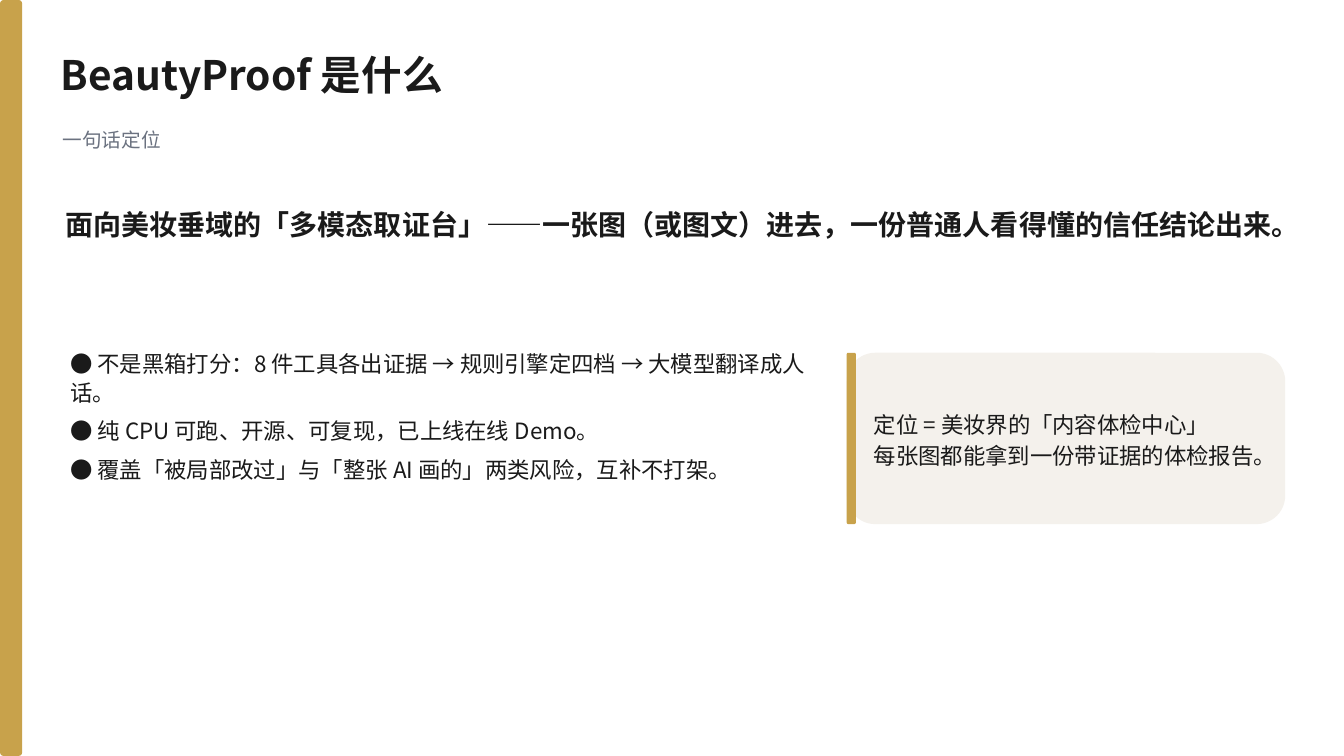
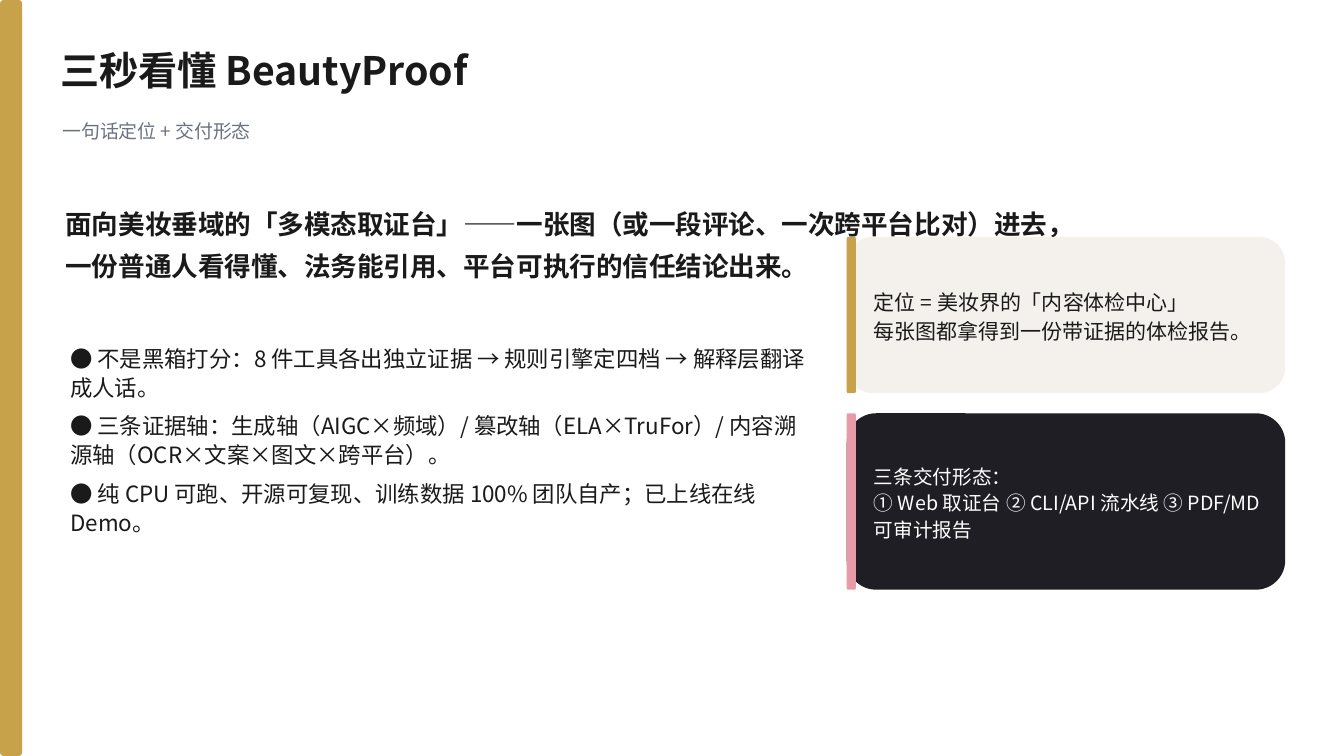
Before and after one commit to 566614/loreal-hackathon-beautyproof, a slide deck: slide 2 of docs/BeautyProof_答辩PPT.pptx (slide 3 before the commit). Drawn at 1344x756 pixels with LibreOffice and Linux fonts; fonts in the diff are those of the drawing. Boxes give left, top, right and bottom in pixels: in the first picture for what was removed or moved away, otherwise in the second. Text is boxed around its words. In the diff, an @@ line names an element or a change of style, - is before the commit and + after.

Commit message:
冲一档收尾：20页PPT重做 + 10屏录屏页 + 5商业数字查证 + 测试包格式齐整
演示材料（初赛三交付物之两）：
- demo/video_walkthrough.html 重做为 10 屏，主线从「八工具平铺」改为
  「三轴互补 → 双检测器级联 → 工具消融实证」，屏内动画完成即自动步进
- docs/演示视频脚本_v2.md：2分20秒旁白稿，附 5+5 评审埋点对照与录制贴士
- tools/make_defense_pptx.py 重写：15 页 → 20 页，补频域/级联/消融/评论/溯源/
  法条引擎/v5v7负面结果归档/诚实边界；5+5 自评改真实值 ≈41/50（原 43-47 虚高）
- tools/make_submit_dataset.py：纯视觉样本也必带 文案.txt（显式声明无配文，
  不伪造配文），测试包 7/7 格式齐整（原先 4 个样本缺文案文件）

商业数字自行查证（原 5 个数字空白，等阮给）：
- results/commercial_numbers.json + docs/商业数字调研_2026-10-02.md
- N1 全渠道交易额 11042.45 亿/年（确证·官方）；N2 营销盘子 ≈5521 亿/年
  （费率 50% 为五家上市公司 2025 年报实测）；N3 违规损失 0.4-6 亿/年（估算）
- N4 单案 20万-100万、严重 100万-200万（广告法55条原文 + 杭州讯犹 17.55 万实测）
- N5 TAM 6-9 亿 / SAM 5-15 亿 / SOM 0.3-1.5 亿（双路径交叉 + 敏感性）
- 每项带 source_url、置信度分级（确证-官方/确证-第三方/估算）与 QA 话术

验证：pytest 114 passed（新增 tests/test_submit_dataset.py 6 项，钉死提交包格式回归）
PPT 20 页重建、0 处溢出；测试包 7/7 格式校验通过。

```diff
--- a/docs/BeautyProof_答辩PPT.pptx
+++ b/docs/BeautyProof_答辩PPT.pptx
@@ text at box(60, 51, 468, 94): text changed; size 29 to 28 pt @@
-BeautyProof 是什么
+三秒看懂 BeautyProof
@@ text at box(62, 122, 250, 140): text changed; size 14 to 13.5 pt @@
-一句话定位
+一句话定位 + 交付形态
@@ text at box(65, 211, 1073, 279): text changed; size 20 to 19 pt @@
-面向美妆垂域的「多模态取证台」——一张图（或图文）进去，一份普通人看得懂的信任结论出来。
+面向美妆垂域的「多模态取证台」——一张图（或一段评论、一次跨平台比对）进去，
+一份普通人看得懂、法务能引用、平台可执行的信任结论出来。
@@ rounded rectangle: place and size @@
-rounded rectangle at box(847, 353, 1286, 524)
+rounded rectangle at box(847, 237, 1286, 393)
@@ rounded rectangle: place and size @@
-rounded rectangle at box(847, 353, 856, 524)
+rounded rectangle at box(847, 237, 856, 393)
@@ text "定位 = 美妆界的「内容体检中心」": place and size @@
-text "定位 = 美妆界的「内容体检中心」" at box(874, 414, 1276, 466)
+text "定位 = 美妆界的「内容体检中心」" at box(874, 292, 1252, 341)
@@ text at box(874, 292, 1189, 312): size 16 to 15 pt in "定位 = 美妆界的「内容体检中心」" @@
@@ text at box(874, 321, 1252, 341): text changed; size 16 to 15 pt @@
-每张图都能拿到一份带证据的体检报告。
+每张图都拿得到一份带证据的体检报告。
@@ text at box(70, 348, 805, 533): text changed @@
-● 不是黑箱打分：8 件工具各出证据 → 规则引擎定四档 → 大模型翻译成人话。
-● 纯 CPU 可跑、开源、可复现，已上线在线 Demo。
-● 覆盖「被局部改过」与「整张 AI 画的」两类风险，互补不打架。
+● 不是黑箱打分：8 件工具各出独立证据 → 规则引擎定四档 → 解释层翻译成人话。
+● 三条证据轴：生成轴（AIGC×频域）/ 篡改轴（ELA×TruFor）/ 内容溯源轴（OCR×文案×图文×跨平台）。
+● 纯 CPU 可跑、开源可复现、训练数据 100% 团队自产；已上线在线 Demo。
@@ rounded rectangle added at box(847, 413, 1286, 590), fill #1E1E24 @@
@@ rounded rectangle added at box(847, 413, 856, 590), fill #E89AA8 @@
@@ text added at box(874, 467, 1260, 539), 14 pt, text #FFFFFF @@
+三条交付形态：
+① Web 取证台 ② CLI/API 流水线 ③ PDF/MD 可审计报告
```
Also in this commit, not shown: 6 other slides changed, 13 slides added, 8 slides removed, 9 other files.
